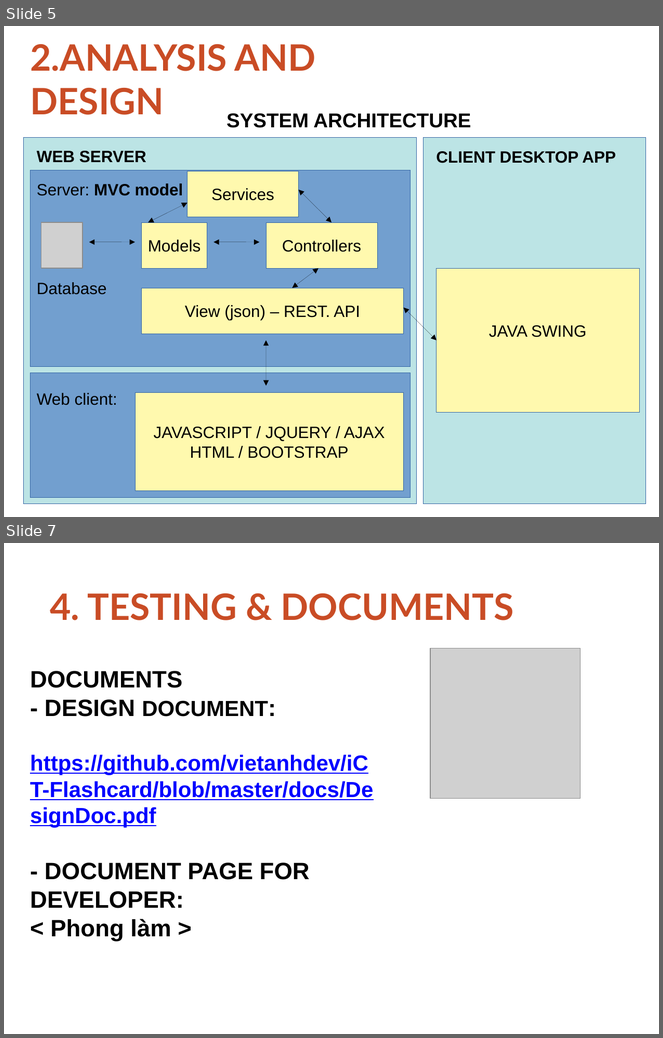
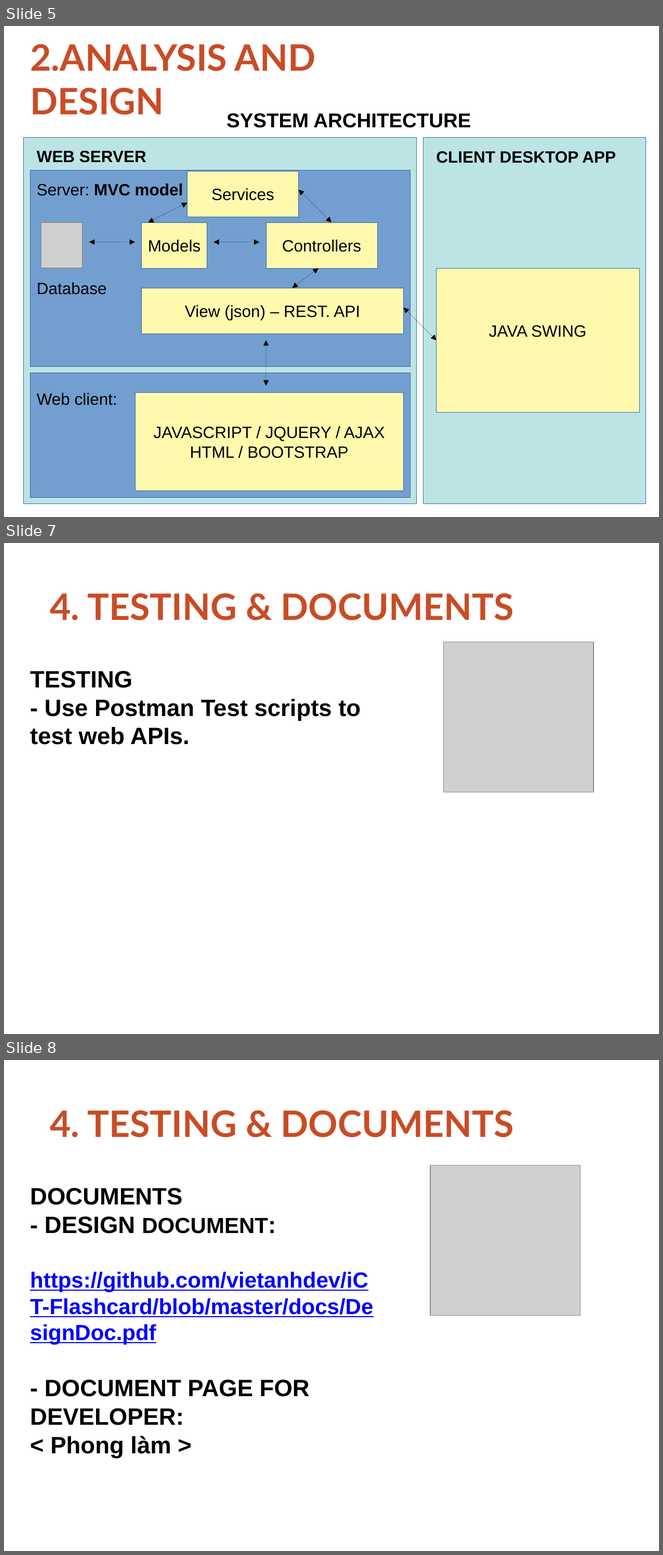
Before and after one commit to thoatran/iCT-Flashcard, a slide deck: docs/ReportSlides.odp. Shown one above the other, each under a label of ours: slides 5 and 7 before the commit, slides 5, 7 and 8 after it; the slides between them are not shown. The pictures are 663x1038 and 663x1555 pixels, drawn with LibreOffice and Linux fonts; fonts in the diff are those of the drawing; grey boxes stand for pictures; background and template pictures are left out. Boxes give left, top, right and bottom in pixels: in the first picture for what was removed or moved away, otherwise in the second. Text is boxed around its words. In the diff, an @@ line names an element or a change of style, - is before the commit and + after.

```diff
--- a/docs/ReportSlides.odp
+++ b/docs/ReportSlides.odp
@@ slide 7 added at <box>4,543,659,1034</box>, background #FFFFFF @@
@@ text added at <box>50,593,514,620</box>, 40 pt, text #C94C25, bold @@
+4. TESTING & DOCUMENTS
@@ picture added at <box>443,642,594,792</box> @@
@@ text added at <box>30,671,361,745</box>, 26 pt, text #000000, bold @@
+TESTING
+- Use Postman Test scripts to test web APIs.
@@ what was slide 7 is now slide 8 @@
```
Also in this commit, not shown: 4 slides changed, 1 other slide added, 1 other file.
